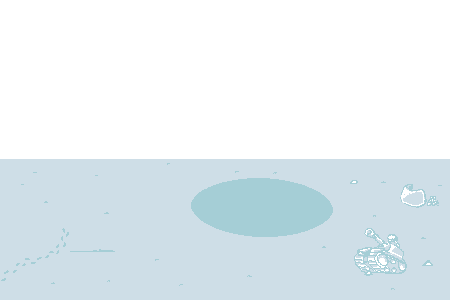
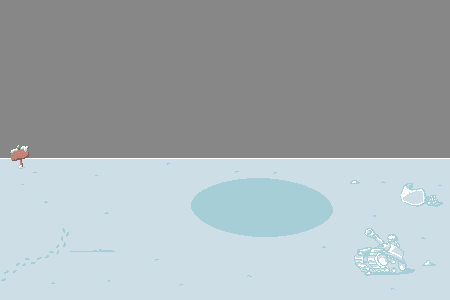
Two versions of the same layered image (w=450, h=300). Layer-by-layer changes:
added layer "sign" above "snowFort" over [10, 145, 29, 169]
added layer "snowFort" above "tank" over [400, 183, 439, 207]
renamed "Layer 3" to "tank", painted on it over [373, 184, 439, 275]
painted on "Layer 7" over [357, 182, 443, 275]
added layer "Layer 9" over [0, 0, 450, 275]
